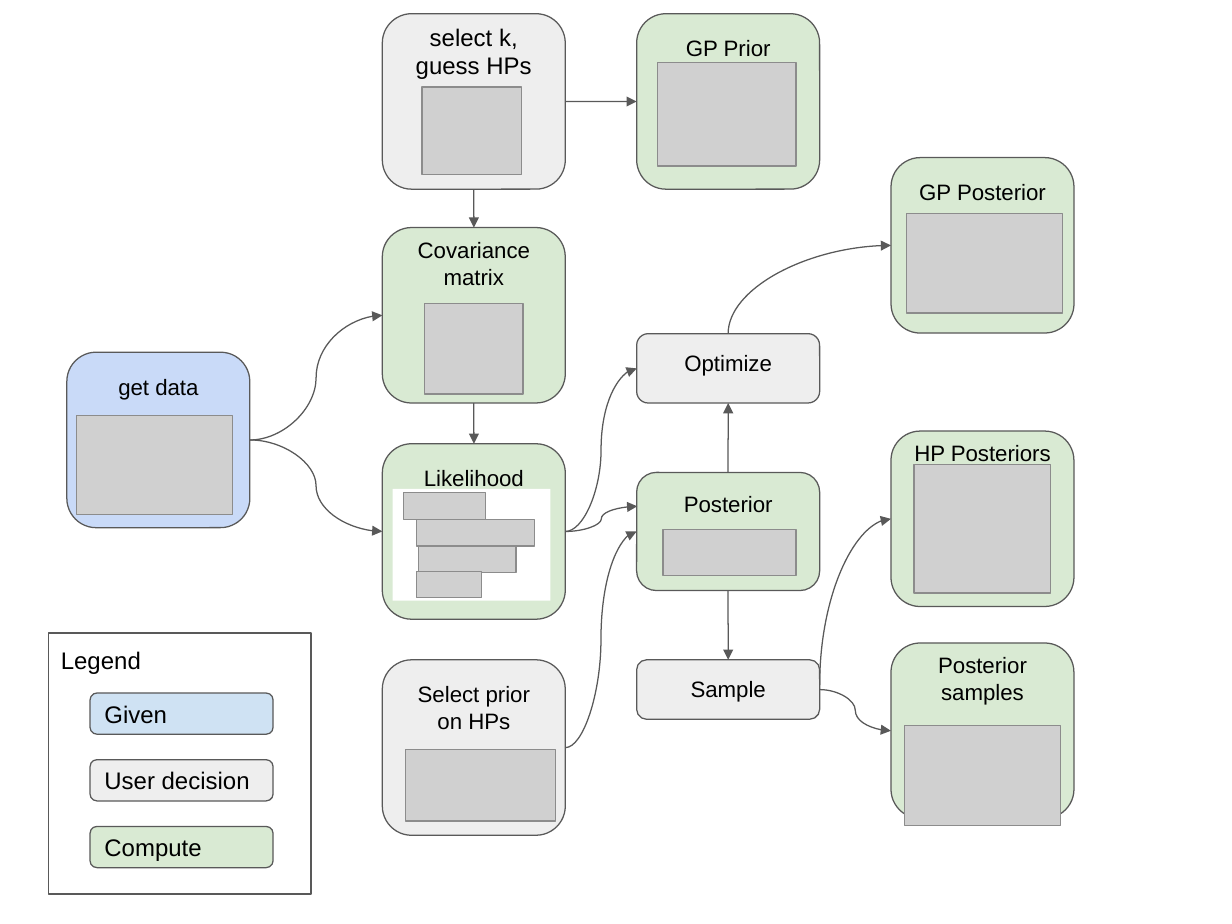
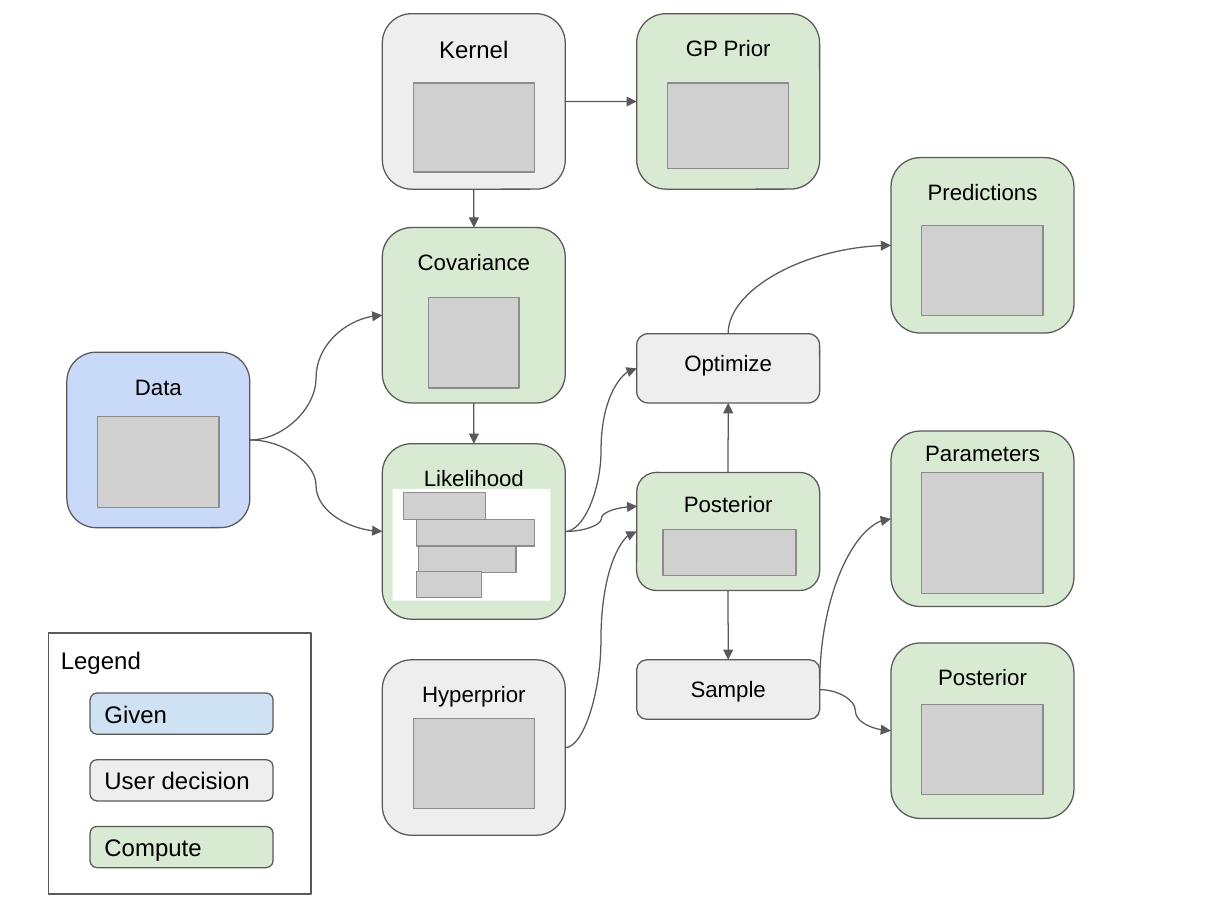
Before and after one commit to dfm/araa-gps, a slide deck: slide 1 of src/static/GPR_workflow.pptx. Drawn at 1232x924 pixels with LibreOffice and Linux fonts; fonts in the diff are those of the drawing; grey boxes stand for pictures. Boxes give left, top, right and bottom in pixels: in the first picture for what was removed or moved away, otherwise in the second. Text is boxed around its words. In the diff, an @@ line names an element or a change of style, - is before the commit and + after.

```diff
--- a/src/static/GPR_workflow.pptx
+++ b/src/static/GPR_workflow.pptx
@@ text in rounded rectangle at box(439, 40, 508, 59): text changed @@
-select k, guess HPs
+Kernel
@@ picture: place and size @@
-picture at box(423, 87, 522, 175)
+picture at box(413, 83, 533, 171)
@@ picture: place and size @@
-picture at box(658, 63, 797, 166)
+picture at box(668, 83, 788, 168)
@@ text in rounded rectangle at box(928, 184, 1038, 201): text changed @@
-GP Posterior
+Predictions
@@ picture: place and size @@
-picture at box(907, 214, 1063, 313)
+picture at box(922, 225, 1042, 315)
@@ text in rounded rectangle at box(418, 254, 530, 271): text changed @@
-Covariance matrix
+Covariance
@@ picture: place and size @@
-picture at box(425, 303, 524, 394)
+picture at box(429, 297, 520, 388)
@@ text in rounded rectangle at box(135, 379, 182, 396): text changed @@
-get data
+Data
@@ picture: place and size @@
-picture at box(76, 415, 233, 514)
+picture at box(97, 416, 218, 508)
@@ text in rounded rectangle at box(925, 445, 1040, 462): text changed @@
-HP Posteriors
+Parameters
@@ picture: place and size @@
-picture at box(914, 464, 1051, 594)
+picture at box(922, 472, 1042, 593)
@@ text in rounded rectangle at box(422, 686, 526, 707): text changed @@
-Select prior on HPs
+Hyperprior
@@ text in rounded rectangle at box(938, 669, 1027, 686): text changed @@
-Posterior samples
+Posterior
@@ picture added at box(413, 718, 533, 808) @@
@@ picture added at box(922, 705, 1042, 795) @@
@@ picture removed at box(405, 749, 556, 821) @@
@@ picture removed at box(904, 726, 1061, 825) @@
```
Also in this commit, not shown: 1 other file.
